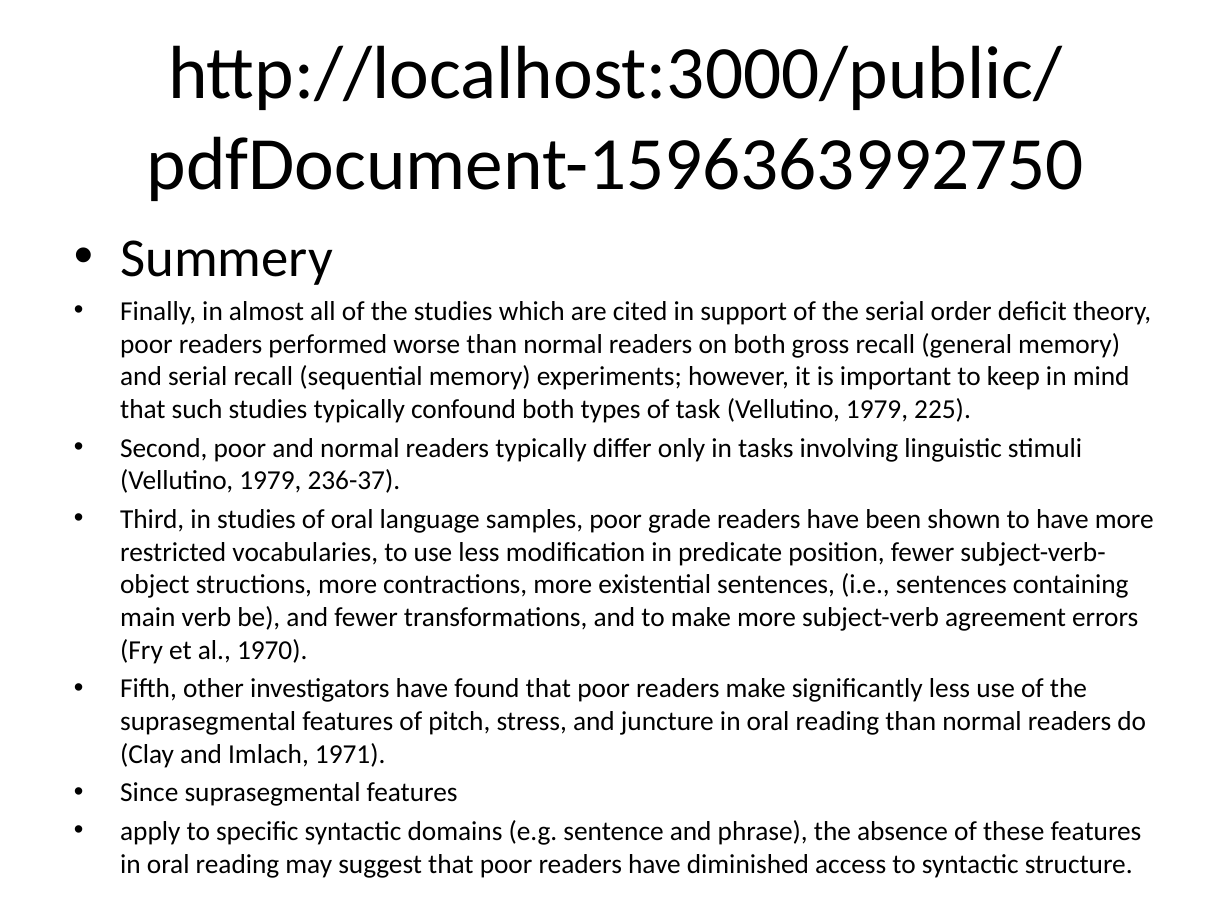
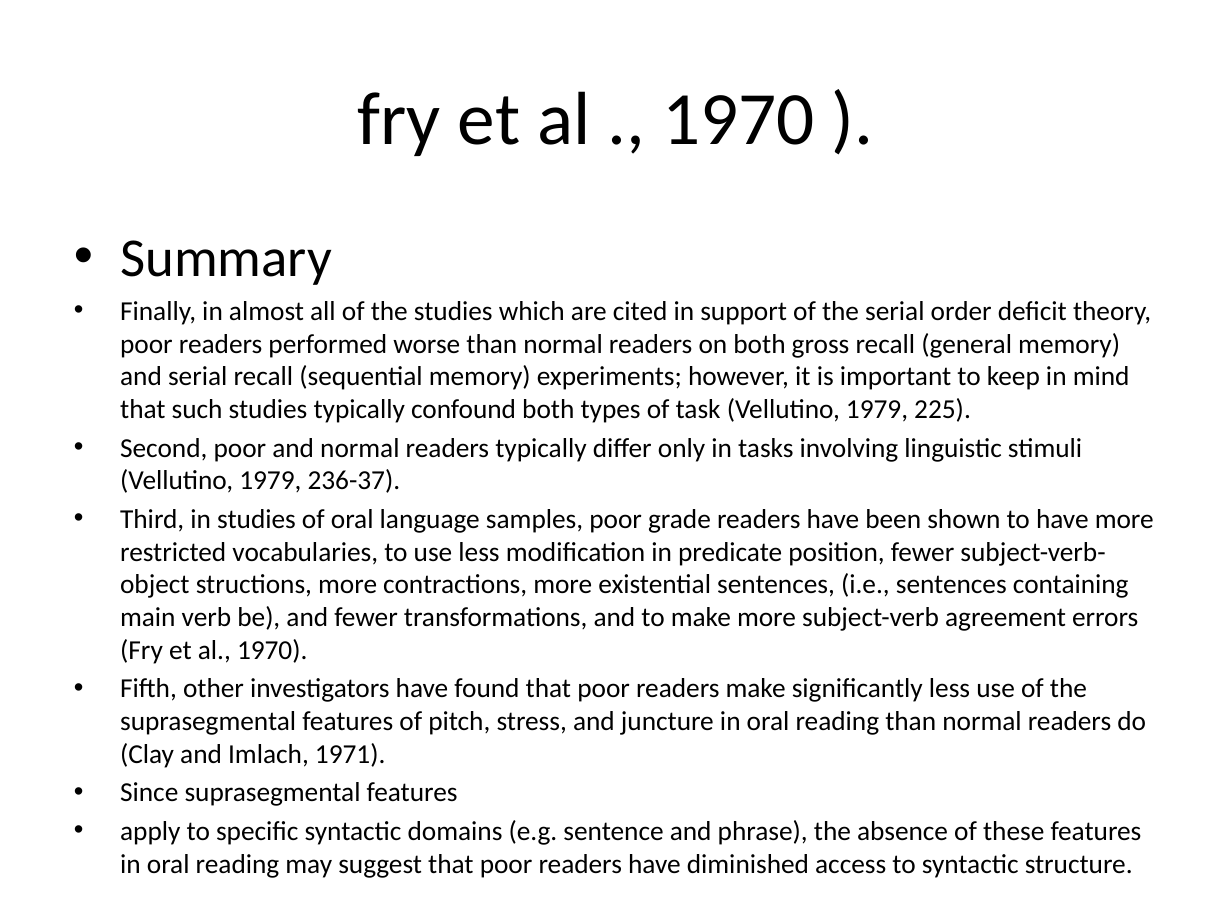
Before and after one commit to ManasaR08/SIH2020_MARS, a slide deck: slide 4 of Machine_Learning/summary.pptx. Drawn at 1232x924 pixels with LibreOffice and Linux fonts; fonts in the diff are those of the drawing. Boxes give left, top, right and bottom in pixels: in the first picture for what was removed or moved away, otherwise in the second. Text is boxed around its words. In the diff, an @@ line names an element or a change of style, - is before the commit and + after.

```diff
--- a/Machine_Learning/summary.pptx
+++ b/Machine_Learning/summary.pptx
@@ title at bbox=[357, 91, 814, 156]: text changed @@
-http://localhost:3000/public/pdfDocument-1596363992750
+fry et al ., 1970 ).
@@ text at bbox=[120, 240, 332, 285]: text changed @@
-• Summery
+• Summary
```
Also in this commit, not shown: 9 other slides changed, 5 other files.
